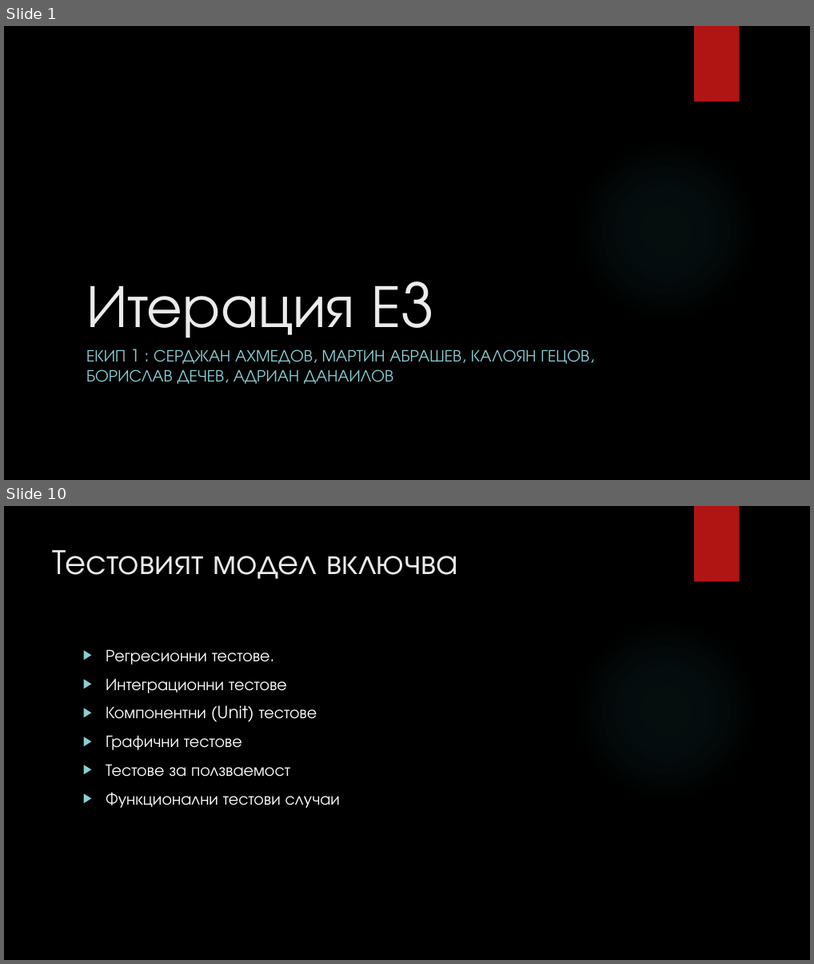
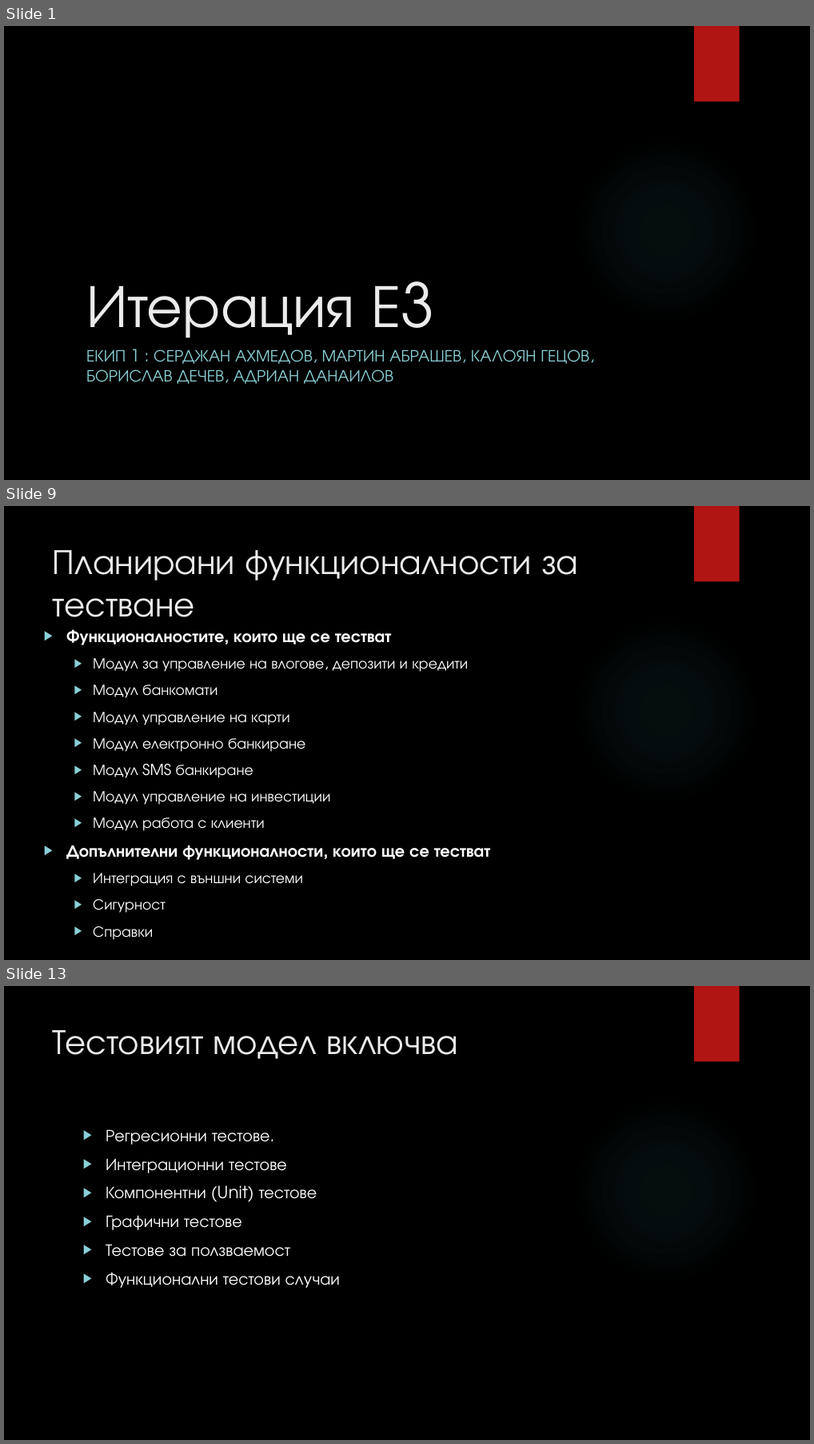
Before and after one commit to fahmiprasetya/PSS, a slide deck: I1/Current_Working_Directory/E3/ABM E3 Presentation.pptx. Shown one above the other, each under a label of ours: slides 1 and 10 before the commit, slides 1, 9 and 13 after it; the slides between them are not shown. The pictures are 814x964 and 814x1444 pixels, drawn with LibreOffice and Linux fonts; fonts in the diff are those of the drawing; background and template pictures are left out. Boxes give left, top, right and bottom in pixels: in the first picture for what was removed or moved away, otherwise in the second. Text is boxed around its words. In the diff, an @@ line names an element or a change of style, - is before the commit and + after.

```diff
--- a/I1/Current_Working_Directory/E3/ABM E3 Presentation.pptx
+++ b/I1/Current_Working_Directory/E3/ABM E3 Presentation.pptx
@@ slide 9 added at [4, 506, 810, 960], background picture (left out); not listed: 2 template elements that a slide beside it also shows @@
@@ title added at [53, 550, 578, 617], 42 pt, text #EBEBEB @@
+Планирани функционалности за тестване
@@ text added at [66, 629, 491, 940], 18 pt, text #FFFFFF @@
+▶ Функционалностите, които ще се тестват
+  ▶ Модул за управление на влогове, депозити и кредити
+  ▶ Модул банкомати
+  ▶ Модул управление на карти
+  ▶ Модул електронно банкиране
+  ▶ Модул SMS банкиране
+  ▶ Модул управление на инвестиции
+  ▶ Модул работа с клиенти
+▶ Допълнителни функционалности, които ще се тестват
+  ▶ Интеграция с външни системи
+  ▶ Сигурност
+  ▶ Справки
@@ what was slide 10 is now slide 13 @@
```
Also in this commit, not shown: 1 slide changed, 26 other slides added, 12 other files.
